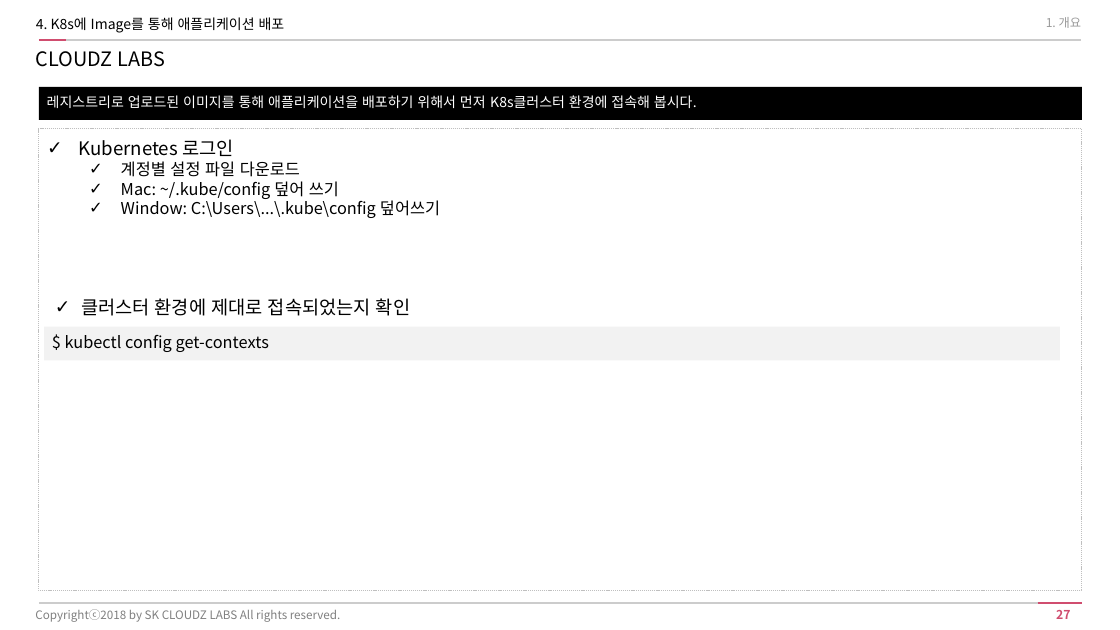
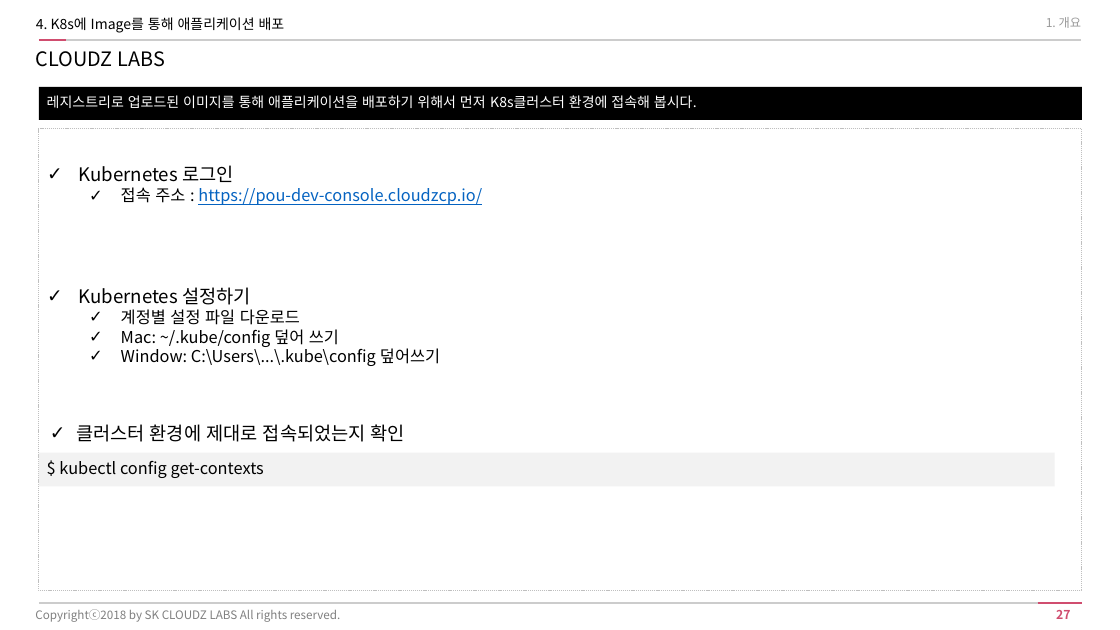
Before and after one commit to t-t-c/cloud-movie, a slide deck: slide 27 of docs/[CloudZ Labs] Kubernetes_시작하기(신입사원).pptx. Drawn at 1120x630 pixels with LibreOffice and Linux fonts; fonts in the diff are those of the drawing. Boxes give left, top, right and bottom in pixels: in the first picture for what was removed or moved away, otherwise in the second. Text is boxed around its words. In the diff, an @@ line names an element or a change of style, - is before the commit and + after.

```diff
--- a/docs/[CloudZ Labs] Kubernetes_시작하기(신입사원).pptx
+++ b/docs/[CloudZ Labs] Kubernetes_시작하기(신입사원).pptx
@@ text added at [79,165,482,205], 14 pt, text #0563C1, underline @@
+✓ Kubernetes 로그인
+  ✓ 접속 주소 : https://pou-dev-console.cloudzcp.io/
@@ text "Kubernetes 설정하기": place and size @@
-text "Kubernetes 설정하기" at [79,139,440,218]
+text "Kubernetes 설정하기" at [79,287,440,366]
@@ text at [79,287,250,305]: text changed @@
-✓ Kubernetes 로그인
+✓ Kubernetes 설정하기
@@ text "클러스터 환경에 제대로 접속되었는지 확인": place and size @@
-text "클러스터 환경에 제대로 접속되었는지 확인" at [81,298,410,316]
+text "클러스터 환경에 제대로 접속되었는지 확인" at [76,424,405,442]
@@ text "$ kubectl config get-contexts": place and size @@
-text "$ kubectl config get-contexts" at [44,327,1060,360]
+text "$ kubectl config get-contexts" at [39,453,1054,486]
```
Also in this commit, not shown: 2 other slides changed, 2 other files.
